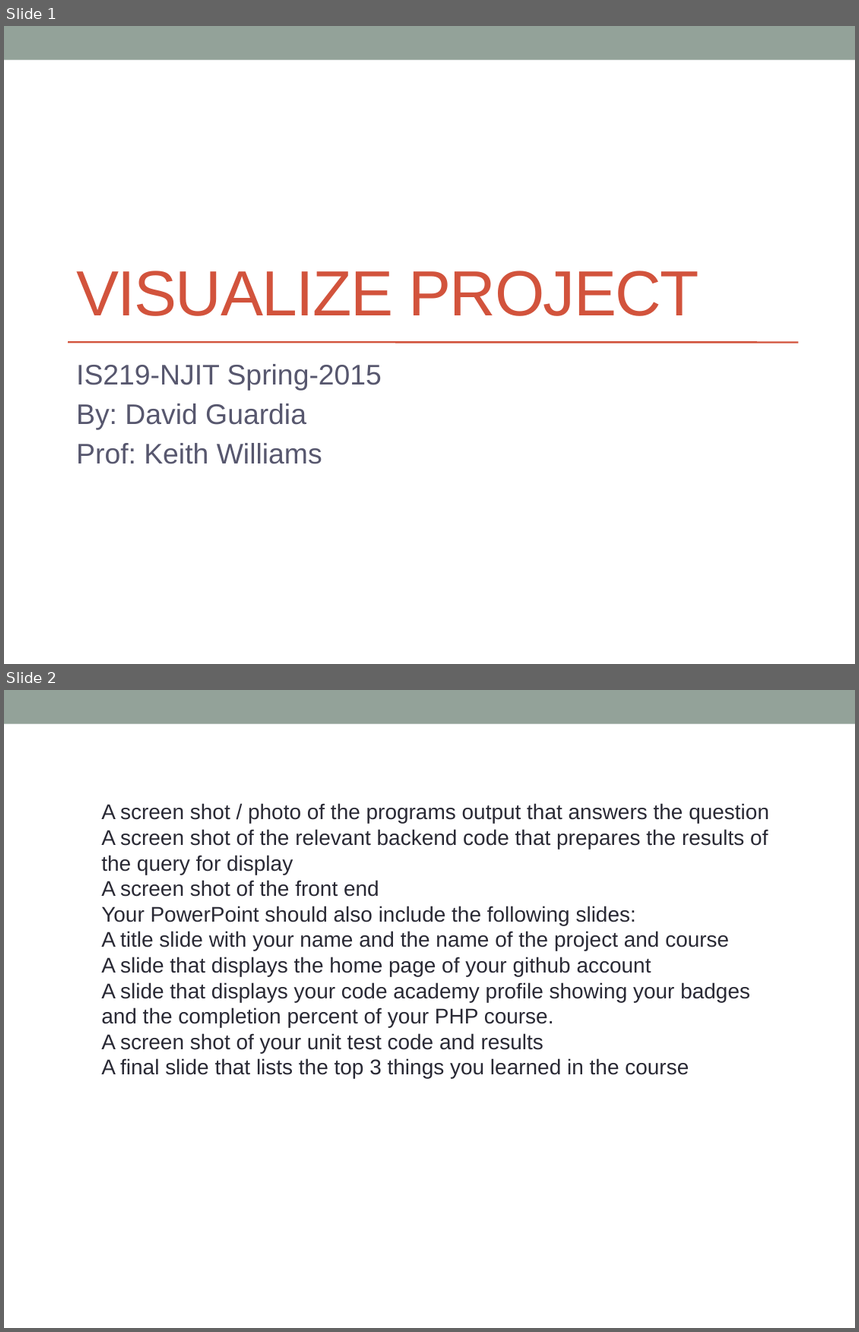
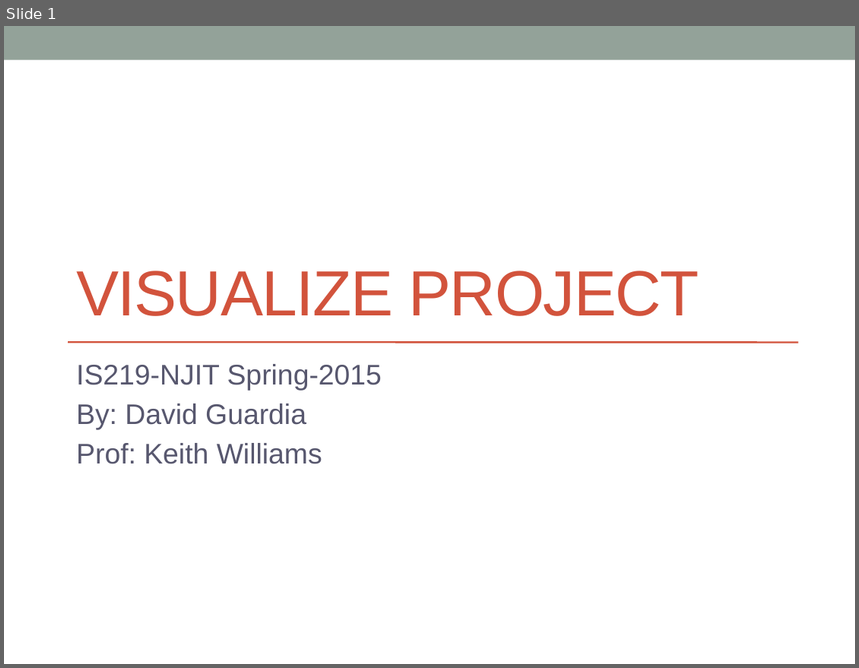
Before and after one commit to dguardia/visualization219, a slide deck: public/is219presentation.pptx. Shown one above the other, each under a label of ours: slides 1 and 2 before the commit, slide 1 after it. The pictures are 859x1332 and 859x668 pixels, drawn with LibreOffice and Linux fonts; fonts in the diff are those of the drawing. Boxes give left, top, right and bottom in pixels: in the first picture for what was removed or moved away, otherwise in the second. Text is boxed around its words. In the diff, an @@ line names an element or a change of style, - is before the commit and + after.

```diff
--- a/public/is219presentation.pptx
+++ b/public/is219presentation.pptx
@@ slide 2 removed at bbox=[4, 690, 855, 1328], background #FFFFFF; not listed: 1 template element that a slide beside it also shows @@
@@ text removed at bbox=[101, 803, 769, 1079] @@
-A screen shot / photo of the programs output that answers the question
-A screen shot of the relevant backend code that prepares the results of the query for display
-A screen shot of the front end
-Your PowerPoint should also include the following slides:
-A title slide with your name and the name of the project and course
-A slide that displays the home page of your github account
-A slide that displays your code academy profile showing your badges and the completion percent of your PHP course.
-A screen shot of your unit test code and results
-A final slide that lists the top 3 things you learned in the course
```
Also in this commit, not shown: 13 slides added, 3 other slides removed, 1 other file.
